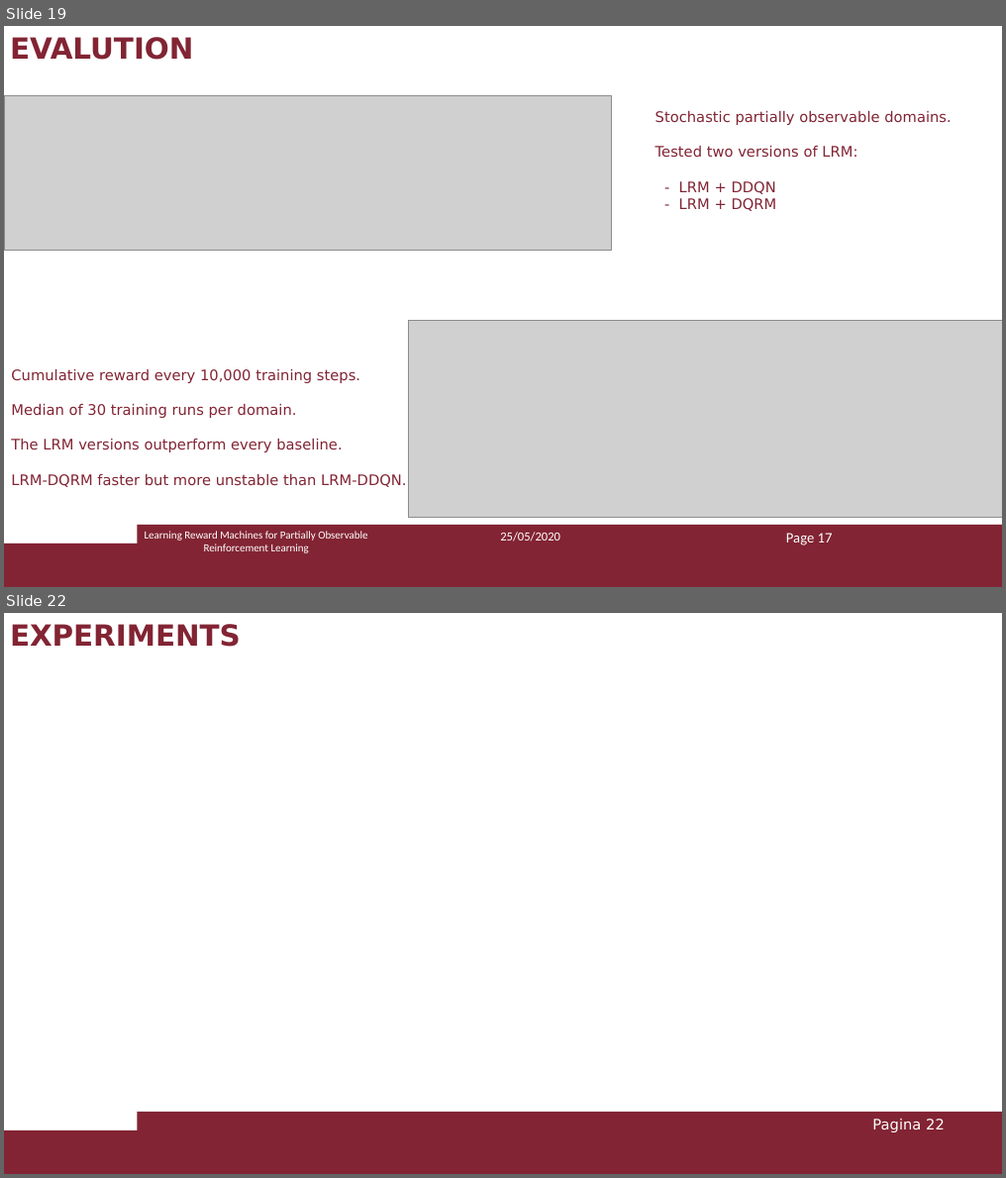
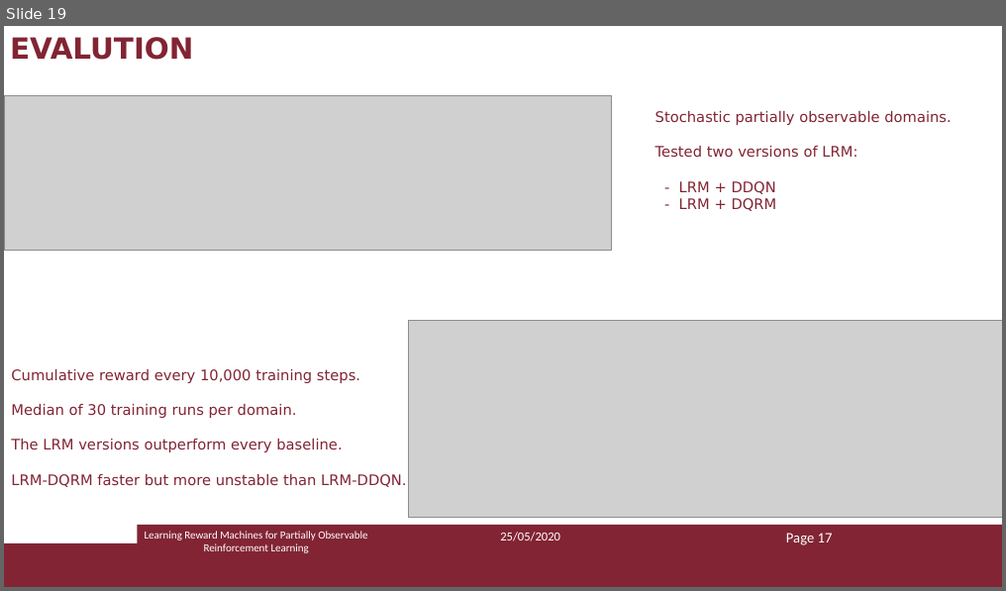
Before and after one commit to Marvet94/reasoning_agents_project_2020, a slide deck: ra_presentazione.pptx. Shown one above the other, each under a label of ours: slides 19 and 22 before the commit, slide 19 after it; the slides between them are not shown. The pictures are 1006x1178 and 1006x591 pixels, drawn with LibreOffice and Linux fonts; fonts in the diff are those of the drawing; grey boxes stand for pictures. Boxes give left, top, right and bottom in pixels: in the first picture for what was removed or moved away, otherwise in the second. Text is boxed around its words. In the diff, an @@ line names an element or a change of style, - is before the commit and + after.

```diff
--- a/ra_presentazione.pptx
+++ b/ra_presentazione.pptx
@@ slide 22 removed at (x1=4, y1=613, x2=1002, y2=1174), background #FFFFFF; not listed: 2 template elements that a slide beside it also shows @@
@@ text removed at (x1=10, y1=624, x2=241, y2=647) @@
-EXPERIMENTS
@@ page number removed at (x1=872, y1=1119, x2=944, y2=1133) @@
-Pagina 22
```
Also in this commit, not shown: 4 slides changed, 3 slides added, 1 other slide removed.
